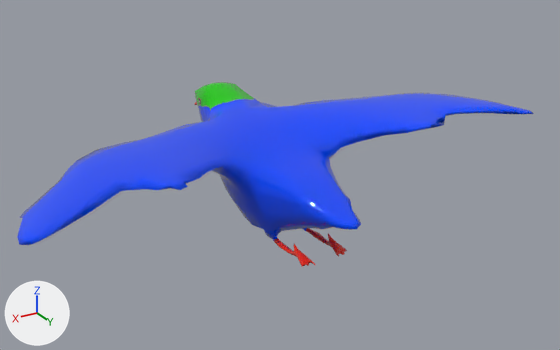
An edit to the FBX model model/tropical_bird.fbx, drawn before and after from the same camera.
The view is the same before and after, from a 50 mm lens placed at (0.0631, 0.1004, 0.0702), pointed at (-0.0021, -0.0083, 0.0158). Arrows for +X, +Y and +Z are at lower left; the lights stay in place. Where no turn or scale is listed for an object, it has been applied to the vertices.

Before the edit, the objects in view are built like this:
```python
mat_blinn2 = principled_material('blinn2')
mat_blinn2.texture = img_birduvtexture3_jpg
mat_blinn2.roughness = 0.0
me_mesh = bpy.data.meshes.new('Mesh')
me_mesh.from_pydata(...)  # 1136 vertices, 1134 faces; spans x -0.046..0.0471, y -0.0387..0.0168, z 0.0074..0.0282
me_mesh.materials.append(mat_blinn2)  # picture img_birduvtexture3_jpg
ob_birdretop_polysurface1 = bpy.data.objects.new('BirdRetop:polySurface1', me_mesh)
ob_birdretop_polysurface1.location = (0.0, 0.0, 0.0)
```
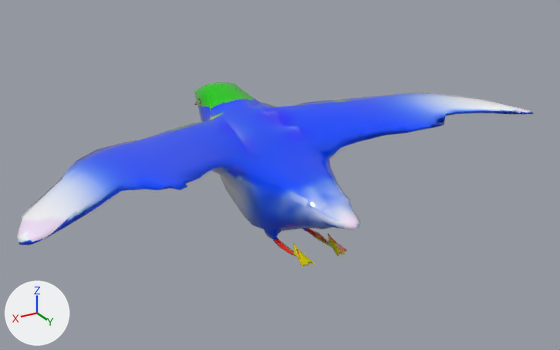
Commit message: Switch to real tropical bird

Changed parts and their boxes [x1, y1, x2, y2] in the pictures (560 x 350 px):
'BirdRetop:polySurface1', surface changed
    both: [17, 93, 534, 267]

Diff of the bpy script that builds the scene:
```diff
--- a/model/tropical_bird.fbx.py
+++ b/model/tropical_bird.fbx.py
@@ img_birduvtexture4_jpg @@
+img_birduvtexture4_jpg = load_image('BirdUVTexture4.jpg', 'BirdUVTexture4.jpg', 1024, 1024, 'sRGB')
@@ mat_blinn2 @@
 mat_blinn2 = principled_material('blinn2')
-mat_blinn2.texture = img_birduvtexture3_jpg
+mat_blinn2.texture = img_birduvtexture4_jpg
 mat_blinn2.roughness = 0.0
```
